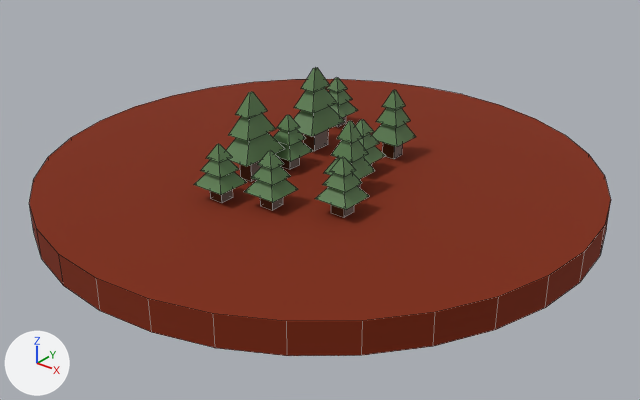
Two versions of the Blender file beginner 3d project/lopoly/forest.blend, one commit apart.
Camera for both pictures: a 50 mm camera at (30.4, -36.8, 20.5) aimed at (1.9, -1.2, -1.5). The lights are fixed; the arrows at lower left show +X, +Y and +Z. Mesh edges are drawn as thin lines.
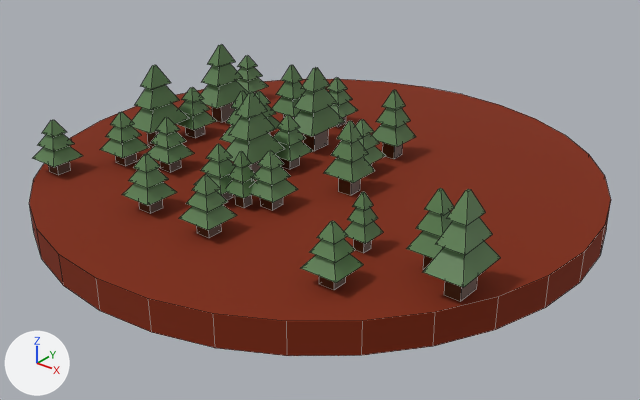
The newer file is also rescaled (x0.701), turned or shifted as a whole; pictures and numbers use the older file's frame.

Where the change shows, as pixel boxes (x1, y1, x2, y2) in the pictures (640 x 400 px):
```json
{"object": "Cube.012", "change": "added", "after": [423, 189, 501, 302], "on screen": "green"}
{"object": "Cube.007", "change": "moved, rescaled", "before": [315, 157, 369, 218], "after": [344, 192, 383, 253], "on screen": "27% narrower"}
{"object": "Cube.011", "change": "added", "after": [301, 221, 364, 290], "on screen": "green"}
{"object": "Cube.020", "change": "added", "after": [131, 65, 190, 147], "on screen": "green"}
{"object": "Cube.015", "change": "added", "after": [200, 45, 249, 123], "on screen": "green"}
{"object": "Cube.025", "change": "added", "after": [179, 175, 237, 238], "on screen": "green"}
{"object": "Cube.013", "change": "added", "after": [406, 188, 454, 270], "on screen": "green"}
{"object": "Cube.010", "change": "added", "after": [122, 153, 177, 214], "on screen": "green"}
{"object": "Cube.024", "change": "added", "after": [33, 120, 83, 175], "on screen": "green"}
{"object": "Cube.019", "change": "added", "after": [147, 117, 194, 173], "on screen": "green"}
{"object": "Cube.022", "change": "added", "after": [100, 112, 150, 166], "on screen": "green"}
{"object": "Cube.017", "change": "added", "after": [176, 87, 217, 138], "on screen": "green"}
{"object": "Cube.021", "change": "added", "after": [227, 151, 255, 208], "on screen": "green"}
{"object": "Cube.018", "change": "added", "after": [272, 65, 306, 119], "on screen": "green"}
{"object": "Cube.016", "change": "added", "after": [236, 56, 268, 94], "on screen": "green"}
{"object": "Cube.023", "change": "added", "after": [220, 91, 247, 143]}
{"object": "Cube.014", "change": "added", "after": [255, 91, 280, 134]}
```

The change, as JSON lines over the scene's bpy script:
```json
{"op": "set", "path": "ob_cube_007.location", "old": "(5.71, -4.06, 0.0)", "new": "(8.79, -6.53, 0.0)"}
{"op": "set", "path": "ob_cube_007.scale", "old": "(1.0, 1.0, 1.0)", "new": "(0.717, 0.717, 0.972)"}
{"op": "add", "block": "ob_cube_025", "code": ["ob_cube_025 = bpy.data.objects.new('Cube.025', me_three_009.copy())  # the mesh of ob_cube_009", "ob_cube_025.location = (1.91, -9.9, 0.0)"]}
{"op": "add", "block": "ob_cube_024", "code": ["ob_cube_024 = bpy.data.objects.new('Cube.024', me_three_009.copy())  # the mesh of ob_cube_009", "ob_cube_024.location = (-10.04, -9.9, 0.0)"]}
{"op": "add", "block": "ob_cube_023", "code": ["ob_cube_023 = bpy.data.objects.new('Cube.023', me_three_009.copy())  # the mesh of ob_cube_009", "ob_cube_023.location = (-3.3, -1.73, 0.0)", "ob_cube_023.scale = (1.0, 1.0, 1.31)"]}
{"op": "add", "block": "ob_cube_022", "code": ["ob_cube_022 = bpy.data.objects.new('Cube.022', me_three_009.copy())  # the mesh of ob_cube_009", "ob_cube_022.location = (-8.07, -6.71, 0.0)"]}
{"op": "add", "block": "ob_cube_021", "code": ["ob_cube_021 = bpy.data.objects.new('Cube.021', me_three_009.copy())  # the mesh of ob_cube_009", "ob_cube_021.location = (1.09, -6.53, 0.0)", "ob_cube_021.scale = (0.717, 0.717, 0.972)"]}
{"op": "add", "block": "ob_cube_020", "code": ["ob_cube_020 = bpy.data.objects.new('Cube.020', me_three_009.copy())  # the mesh of ob_cube_009", "ob_cube_020.location = (-8.71, -3.45, 0.0)", "ob_cube_020.scale = (1.0, 1.6, 1.6)"]}
{"op": "add", "block": "ob_cube_019", "code": ["ob_cube_019 = bpy.data.objects.new('Cube.019', me_three_009.copy())  # the mesh of ob_cube_009", "ob_cube_019.location = (-5.39, -5.7, 0.0)"]}
{"op": "add", "block": "ob_cube_018", "code": ["ob_cube_018 = bpy.data.objects.new('Cube.018', me_three_009.copy())  # the mesh of ob_cube_009", "ob_cube_018.location = (-4.3, 3.81, 0.0)", "ob_cube_018.scale = (1.0, 1.0, 1.31)"]}
{"op": "add", "block": "ob_cube_017", "code": ["ob_cube_017 = bpy.data.objects.new('Cube.017', me_three_009.copy())  # the mesh of ob_cube_009", "ob_cube_017.location = (-8.07, -1.17, 0.0)"]}
{"op": "add", "block": "ob_cube_016", "code": ["ob_cube_016 = bpy.data.objects.new('Cube.016', me_three_009.copy())  # the mesh of ob_cube_009", "ob_cube_016.location = (-10.04, 5.88, 0.0)"]}
{"op": "add", "block": "ob_cube_015", "code": ["ob_cube_015 = bpy.data.objects.new('Cube.015', me_three_009.copy())  # the mesh of ob_cube_009", "ob_cube_015.location = (-8.71, 2.09, 0.0)", "ob_cube_015.scale = (1.0, 1.6, 1.6)"]}
{"op": "add", "block": "ob_cube_014", "code": ["ob_cube_014 = bpy.data.objects.new('Cube.014', me_three_009.copy())  # the mesh of ob_cube_009", "ob_cube_014.location = (-4.39, 0.85, 0.0)"]}
{"op": "add", "block": "ob_cube_013", "code": ["ob_cube_013 = bpy.data.objects.new('Cube.013', me_three_009.copy())  # the mesh of ob_cube_009", "ob_cube_013.location = (12.51, -5.93, 0.0)", "ob_cube_013.scale = (1.0, 1.0, 1.31)"]}
{"op": "add", "block": "ob_cube_012", "code": ["ob_cube_012 = bpy.data.objects.new('Cube.012', me_three_009.copy())  # the mesh of ob_cube_009", "ob_cube_012.location = (14.43, -6.98, 0.0)", "ob_cube_012.scale = (1.0, 1.6, 1.6)"]}
{"op": "add", "block": "ob_cube_011", "code": ["ob_cube_011 = bpy.data.objects.new('Cube.011', me_three_009.copy())  # the mesh of ob_cube_009", "ob_cube_011.location = (9.61, -9.9, 0.0)"]}
{"op": "add", "block": "ob_cube_010", "code": ["ob_cube_010 = bpy.data.objects.new('Cube.010', me_three_009.copy())  # the mesh of ob_cube_009", "ob_cube_010.location = (-2.33, -9.9, 0.0)"]}
```
